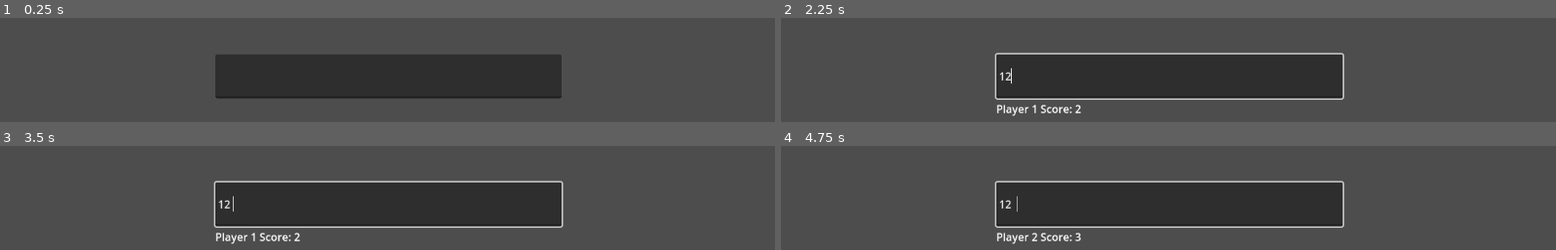
Above: before the commit, frames 1-4 (two rows, left to right).
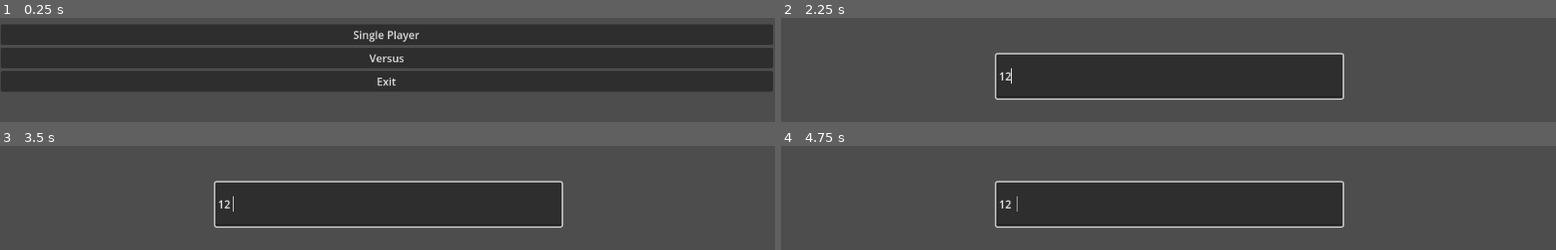
Above: after the commit, the same moments.

Repository: raymondem42/Type-Fight
Game: Godot game, scene res://mainmenu.tscn
The game is run twice, just before and just after one commit, with the same random seed, the same clock (stepped at 60 frames per second) and the same inputs. Before the commit the project starts from res://WordInput.tscn.
Inputs (mouse positions are in pixels of both pictures, inside the frame that each line leads up to):
- Up to frame 1 (0.25 s): no input
- Up to frame 2 (2.25 s): click (1168, 57) at 0.5 s, where only the run after the commit has a clickable "Versus"; click (1168, 76) at 1.27 s; type "12" at 1.35 s; tap Enter at 2 s
- Up to frame 3 (3.5 s): tap Space at 2.75 s
- Up to frame 4 (4.75 s): tap Enter at 3.5 s; tap Space at 4.25 s

The runs differ from the first frame. In frame 1, 47% of the frame differs, in the area x 0-100%, y 6-77%; in frame 2, 0.4%; in frame 3, 0.4%; in frame 4, 0.5%.

Commit message:
Added ghetto main menu and word checking

Diff:
--- a/ChracterCounter.gd
+++ b/ChracterCounter.gd
@@ -3,7 +3,8 @@
 #label to tell back to the character
 @onready var result_label = $Label
 @onready var WordCheckFile = "res://words_alpha.txt"
-@onready var File
+@onready var timer = $Timer
+
 var is_player1_turn = true
 var player1Score = 0
 var player2Score = 0
@@ -11,37 +12,61 @@
 var player1scores = []
 var player2scores = []
 
+func _ready() -> void:
+	timer.wait_time = 5.0
+	timer.one_shot = false
+	timer.start()
+
+func check_string_in_file(input_string: String, file_path: String) -> bool:
+	var file = FileAccess.open((WordCheckFile), FileAccess.READ)
+	var file_content = file.get_as_text()
+	file.close()
+	if input_string in file_content:
+		return true
+	else:
+		print("word does not exist")
+	return false
+
+func _on_text_submitted(new_text: String) -> void:
+	timer.stop()
+	if check_string_in_file(new_text, WordCheckFile):
+		var char_count = new_text.length()
+		if is_player1_turn:
+			player1Score += char_count
+			result_label.text = "Player 1 Score: " + str(player1Score)
+			player1scores.append(player1Score)
+		else:
+			player2Score += char_count
+			result_label.text = "Player 2 Score: " + str(player2Score)
+			player2scores.append(player2Score)
+			player1Score = 0
+			player2Score = 0
+	else:
+		if(is_player1_turn):
+			player1Score = 0
+			player1scores.append(player1Score)
+		else:
+			player2Score = 0
+			player2scores.append(player2Score)
+	is_player1_turn = not is_player1_turn
+	start_new_turn()
+	print(player1scores)
+	print(player2scores)
 
 
-# Function to check if a word is in the text file
-func is_word_in_file(word: String) -> bool:
-	var file = File.new()
-	if file.file_exists(WordCheckFile):
-		file.open(WordCheckFile, File.READ)
-		# Read the entire file as text
-		var file_content = file.get_as_text()
-		# Convert to lowercase for case-insensitive search
-		file_content = file_content.to_lower()
-		word = word.to_lower()
-		file.close()
-		# Check if the word exists in the file
-		return word in file_content
-	else:
-		print("File not found!")
-		return false
+func start_new_turn() -> void:
+	timer.start()  # Start the timer for the next player's turn
+	#print(player1scores)
+	#print(player2scores)
+#	result_label.text = "It's " + (if is_player1_turn then "Player 1" else "Player 2") + "'s turn!"
 
-
-func _on_text_submitted(new_text: String) -> void:
-	# Count the characters in the entered text4
-	var char_count = new_text.length()
+func _on_Timer_timeout() -> void:
+	# This function is called when the timer runs out
 	if is_player1_turn:
-		player1Score += char_count
-		result_label.text = "Player 1 Score: " + str(player1Score)
+		player1Score = 0
 		player1scores.append(player1Score)
 	else:
-		player2Score += char_count
-		result_label.text = "Player 2 Score: " + str(player2Score)
+		player2Score = 0
 		player2scores.append(player2Score)
-		player1Score = 0
-		player2Score = 0
 	is_player1_turn = not is_player1_turn
+	start_new_turn()
--- /dev/null
+++ b/SceneLoader.gd
@@ -0,0 +1,26 @@
+extends Control
+
+# Declare variables for the buttons
+@onready var singleplayer_button = $VBoxContainer/SinglePlayer
+@onready var multiplayer_button = $VBoxContainer/Versus
+@onready var exit_button = $VBoxContainer/Exit
+
+func _ready():
+	# Connect button signals
+	singleplayer_button.pressed.connect(_on_singleplayer_pressed)
+	multiplayer_button.pressed.connect(_on_multiplayer_pressed)
+	exit_button.pressed.connect(_on_exit_pressed)
+
+func _on_singleplayer_pressed():
+	# Load and change to WordInput scene
+	var word_input_scene = preload("res://WordInput.tscn")
+	get_tree().change_scene_to_packed(word_input_scene)
+
+func _on_multiplayer_pressed():
+	# Load and change to WordInput scene
+	var word_input_scene = preload("res://WordInput.tscn")
+	get_tree().change_scene_to_packed(word_input_scene)
+
+func _on_exit_pressed():
+	# Quit the application
+	get_tree().quit()
--- a/WordInput.tscn
+++ b/WordInput.tscn
@@ -22,4 +22,6 @@
 offset_right = 517.0
 offset_bottom = 130.0
 
+[node name="Timer" type="Timer" parent="LineEdit"]
+
 [connection signal="text_submitted" from="LineEdit" to="LineEdit" method="_on_text_submitted"]
--- /dev/null
+++ b/mainmenu.tscn
@@ -0,0 +1,32 @@
+[gd_scene load_steps=2 format=3 uid="uid://bf88svfy3qt0l"]
+
+[ext_resource type="Script" path="res://SceneLoader.gd" id="1_hap7d"]
+
+[node name="Mainmenu" type="Control"]
+layout_mode = 3
+anchors_preset = 15
+anchor_right = 1.0
+anchor_bottom = 1.0
+grow_horizontal = 2
+grow_vertical = 2
+script = ExtResource("1_hap7d")
+
+[node name="VBoxContainer" type="VBoxContainer" parent="."]
+layout_mode = 0
+offset_left = 1.0
+offset_top = 309.0
+offset_right = 1149.0
+offset_bottom = 622.0
+alignment = 1
+
+[node name="SinglePlayer" type="Button" parent="VBoxContainer"]
+layout_mode = 2
+text = "Single Player"
+
+[node name="Versus" type="Button" parent="VBoxContainer"]
+layout_mode = 2
+text = "Versus"
+
+[node name="Exit" type="Button" parent="VBoxContainer"]
+layout_mode = 2
+text = "Exit"
--- a/project.godot
+++ b/project.godot
@@ -11,7 +11,7 @@
 [application]
 
 config/name="gmtkgamejam"
-run/main_scene="res://WordInput.tscn"
+run/main_scene="res://mainmenu.tscn"
 config/features=PackedStringArray("4.3", "GL Compatibility")
 config/icon="res://icon.svg"
 
